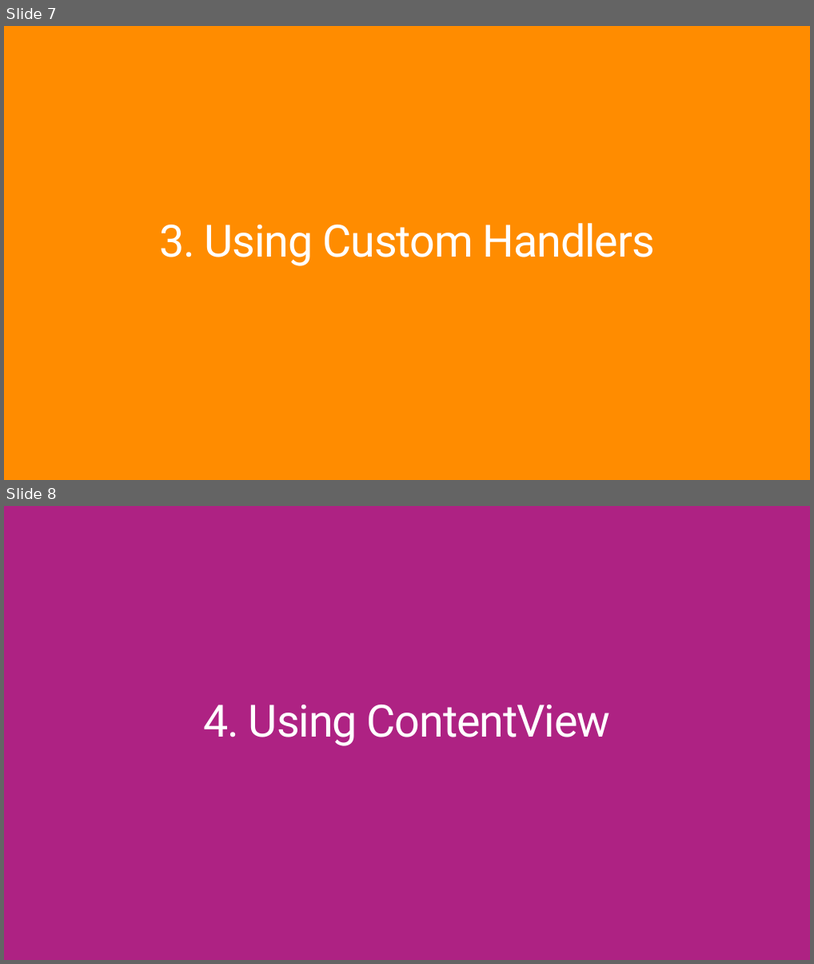
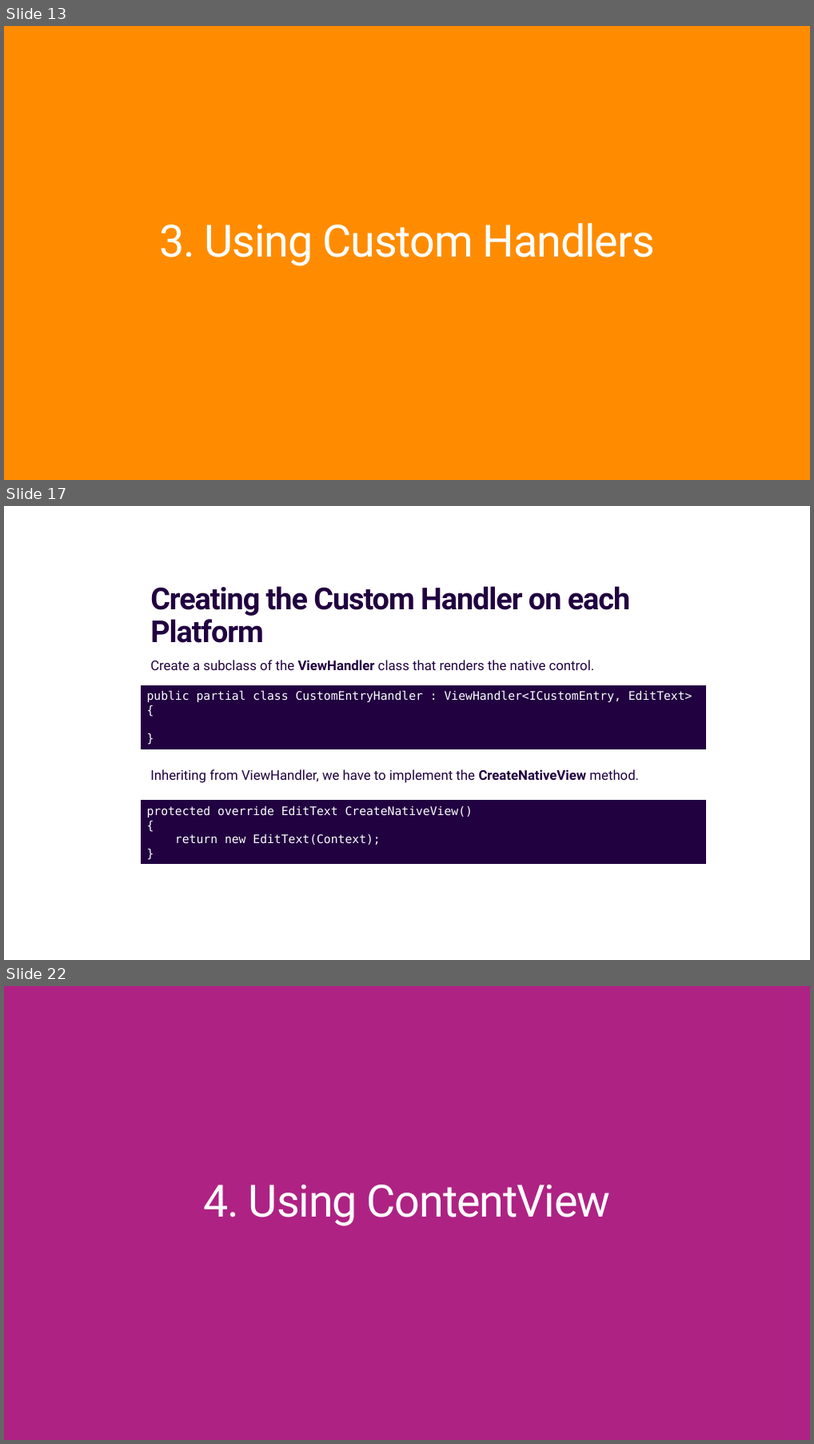
Before and after one commit to jsuarezruiz/ways-create-netmaui-controls, a slide deck: ways-create-netmaui-controls.pptx. Shown one above the other, each under a label of ours: slides 7 and 8 before the commit, slides 13, 17 and 22 after it; the slides between them are not shown. The pictures are 814x964 and 814x1444 pixels, drawn with LibreOffice and Linux fonts; fonts in the diff are those of the drawing. Boxes give left, top, right and bottom in pixels: in the first picture for what was removed or moved away, otherwise in the second. Text is boxed around its words. In the diff, an @@ line names an element or a change of style, - is before the commit and + after.

```diff
--- a/ways-create-netmaui-controls.pptx
+++ b/ways-create-netmaui-controls.pptx
@@ slide 17 added at [4, 506, 810, 960], background #FFFFFF @@
@@ title added at [150, 586, 630, 643], 36 pt, text #210140, bold @@
+Creating the Custom Handler on each Platform
@@ text added at [150, 660, 595, 670], 16 pt, text #210140 @@
+Create a subclass of the ViewHandler class that renders the native control.
@@ rectangle added at [141, 686, 706, 748], fill #210140, outline #210140 0.75 pt, 14 pt, text #FFFFFF @@
+public partial class CustomEntryHandler : ViewHandler<ICustomEntry, EditText>
+{
+}
@@ text added at [150, 769, 639, 783], 16 pt, text #210140 @@
+Inheriting from ViewHandler, we have to implement the CreateNativeView method.
@@ rectangle added at [141, 800, 706, 864], fill #210140, outline #210140 0.75 pt, 14 pt, text #FFFFFF @@
+protected override EditText CreateNativeView()
+{
+return new EditText(Context);
+}
@@ what was slide 7 is now slide 13 @@
@@ what was slide 8 is now slide 22 @@
```
Also in this commit, not shown: 1 slide changed, 14 other slides added, 1 slide removed.
